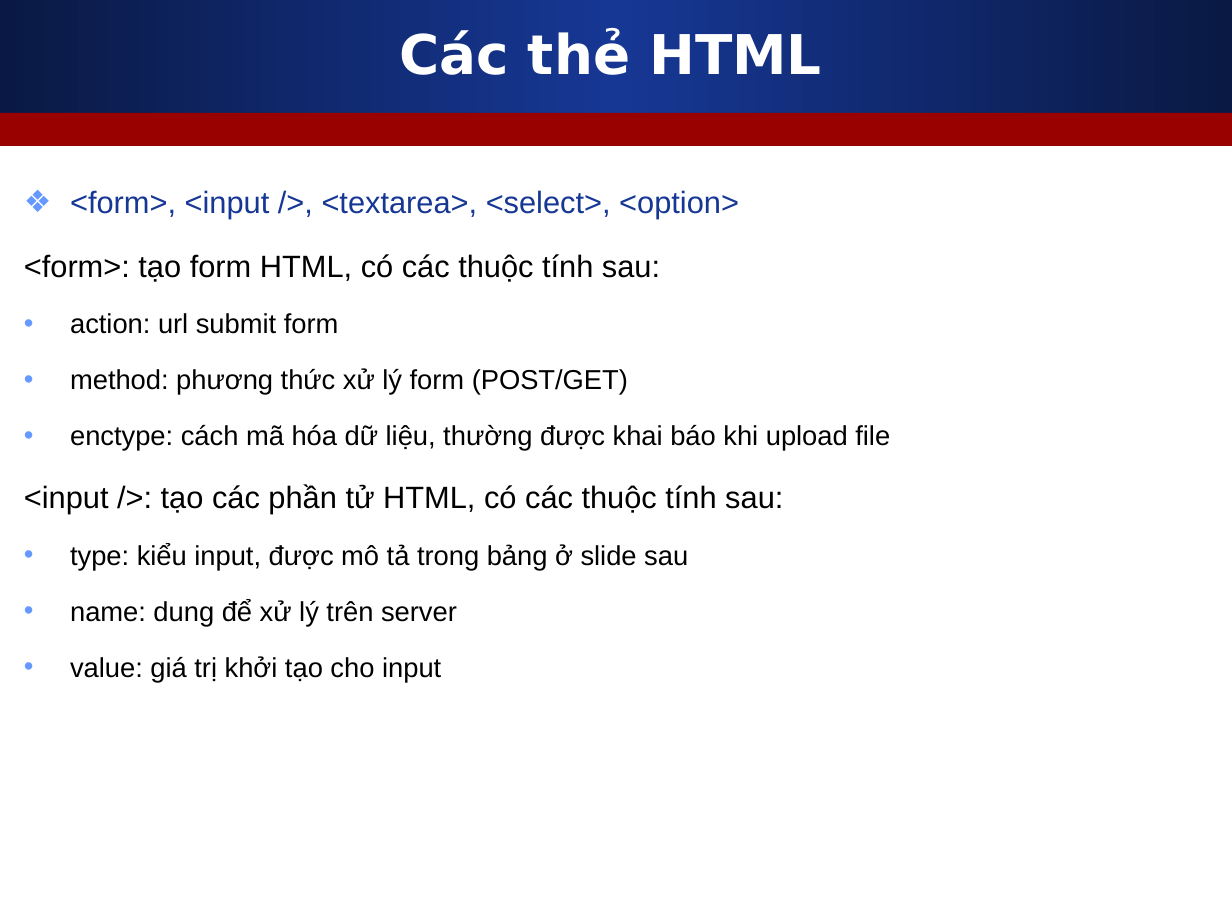
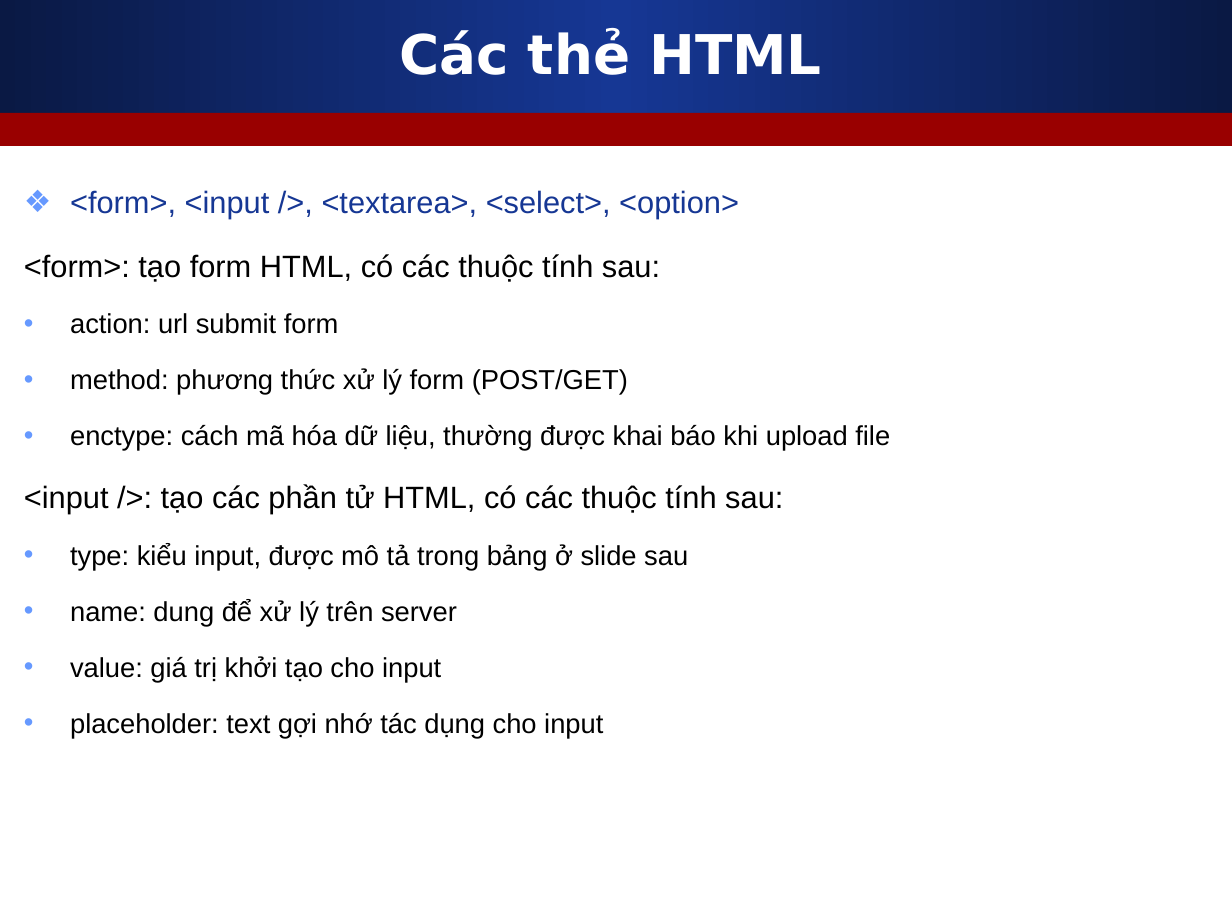
Before and after one commit to nguyenvietmanhit/phpfrontend09, a slide deck: slide 9 of Day01_HTML/Slides/2_HTML_can_ban.ppt. Drawn at 1232x924 pixels with LibreOffice and Linux fonts; fonts in the diff are those of the drawing. Boxes give left, top, right and bottom in pixels: in the first picture for what was removed or moved away, otherwise in the second. Text is boxed around its words. In the diff, an @@ line names an element or a change of style, - is before the commit and + after.

Commit message:
Noi dung ngay hoc dau tien: Gioi thieu khoa hoc va 1 so the HTML can ban

```diff
--- a/Day01_HTML/Slides/2_HTML_can_ban.ppt
+++ b/Day01_HTML/Slides/2_HTML_can_ban.ppt
@@ text at (x1=70, y1=713, x2=603, y2=739): paragraph added @@
+• placeholder: text gợi nhớ tác dụng cho input
```
Also in this commit, not shown: 4 slides added, 1 other file.
